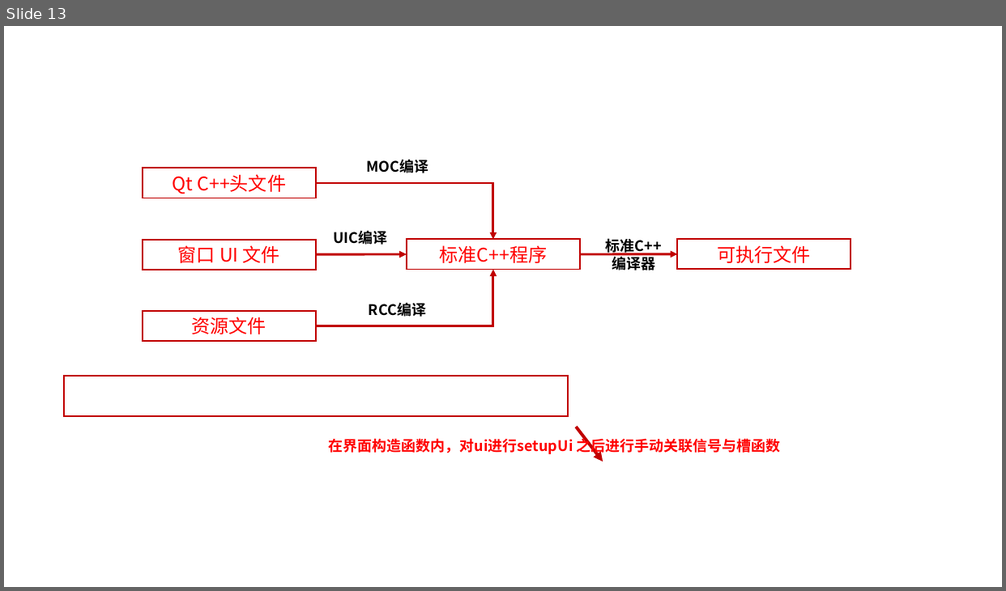
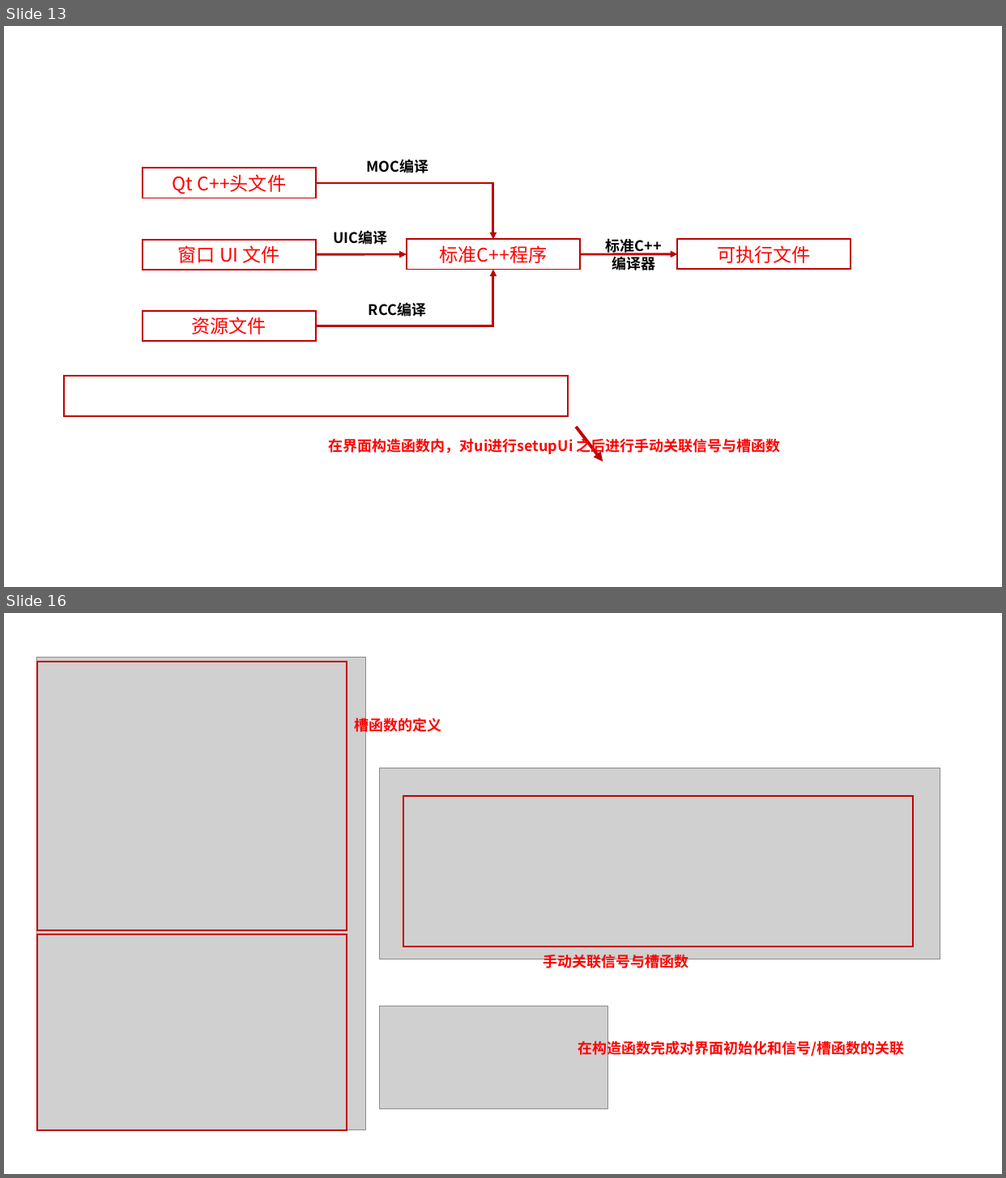
Before and after one commit to LQF376/QtmyLearn, a slide deck: pic.pptx. Shown one above the other, each under a label of ours: slide 13 before the commit, slides 13 and 16 after it; the slides between them are not shown. The pictures are 1006x591 and 1006x1178 pixels, drawn with LibreOffice and Linux fonts; fonts in the diff are those of the drawing; grey boxes stand for pictures. Boxes give left, top, right and bottom in pixels: in the first picture for what was removed or moved away, otherwise in the second. Text is boxed around its words. In the diff, an @@ line names an element or a change of style, - is before the commit and + after.

```diff
--- a/pic.pptx
+++ b/pic.pptx
@@ slide 16 added at [4,613,1002,1174], background #FFFFFF @@
@@ picture added at [37,658,366,1131] @@
@@ rectangle added at [37,662,347,931], outline #C00000 1.5 pt @@
@@ text added at [354,716,441,735], 14 pt, text #FF0000, bold @@
+槽函数的定义
@@ picture added at [380,768,940,960] @@
@@ rectangle added at [404,796,914,948], outline #C00000 1.5 pt @@
@@ rectangle added at [37,935,347,1131], outline #C00000 1.5 pt @@
@@ text added at [543,952,689,971], 14 pt, text #FF0000, bold @@
+手动关联信号与槽函数
@@ picture added at [380,1007,607,1110] @@
@@ text added at [577,1038,904,1058], 14 pt, text #FF0000, bold @@
+在构造函数完成对界面初始化和信号/槽函数的关联
```
Also in this commit, not shown: 27 other slides added, 1 slide removed, 36 other files.
